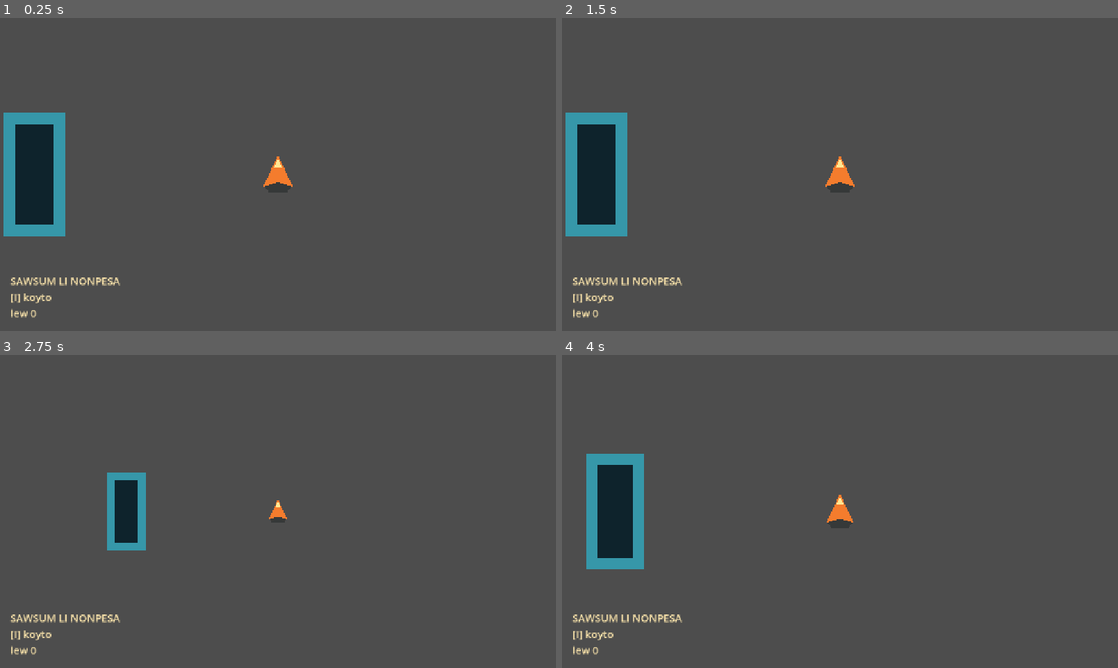
Above: before the commit, frames 1-4 (two rows, left to right).
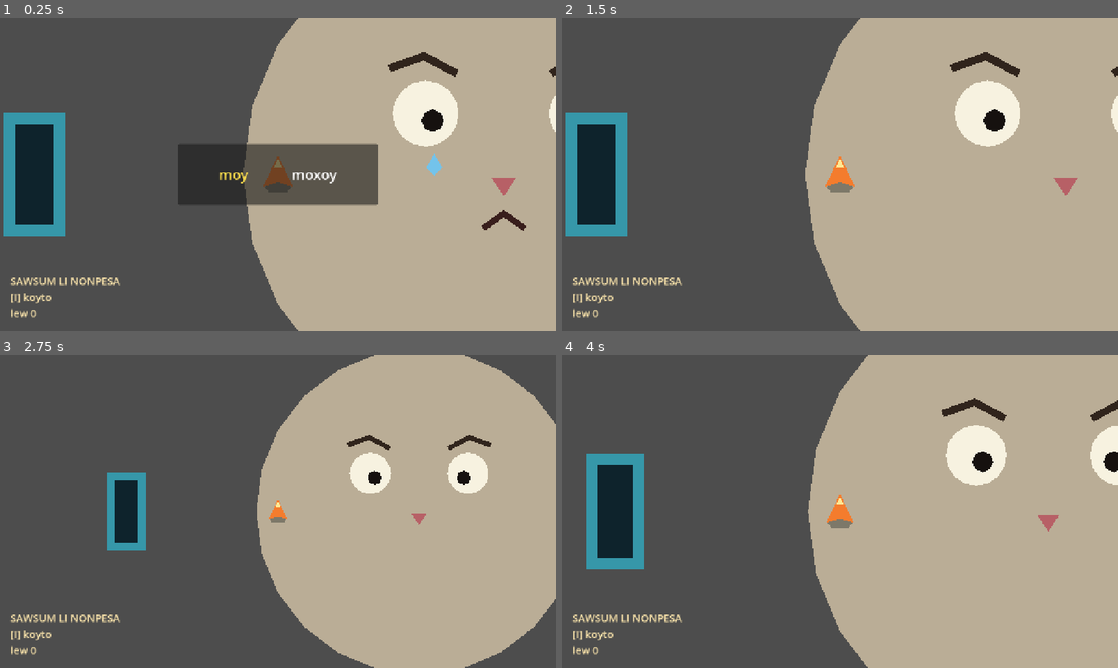
Above: after the commit, the same moments.

Repository: armikhalev/secret-sauce-godot
Game: Godot game, scene res://scenes/scene-3.tscn
Two runs of this game, one before a commit and one after it. Both use one fixed random seed, a clock stepped at 60 frames per second and the inputs below. This scene is started directly instead of the project's main scene.
Inputs (mouse positions are in pixels of both pictures, inside the frame that each line leads up to):
- Up to frame 1 (0.25 s): no input
- Up to frame 2 (1.5 s): tap Enter (menu_accept) at 0.5 s; move the mouse to (962, 158) at 0.52 s; hold Right (menu_right) 0.53-1.28 s; hold F (attack) 0.53-1.28 s; click (962, 158) at 0.67 s; move the mouse to (728, 190) at 1.27 s; hold Down (menu_down) from 1.28 s (still down); tap = (zoom_in) at 1.35 s
- Up to frame 3 (2.75 s): tap Enter (menu_accept) at 2 s; move the mouse to (333, 442) at 2.02 s; release Down (menu_down) at 2.03 s; hold Right (menu_right) from 2.03 s (still down); hold - (zoom_out) from 2.03 s (still down)
- Up to frame 4 (4 s): move the mouse to (812, 574) at 2.77 s; release Right (menu_right) at 2.78 s; release - (zoom_out) at 2.78 s; hold Up (menu_up) 2.78-3.53 s; tap F (attack) at 2.85 s; click (812, 574) at 2.92 s; tap Enter (menu_accept) at 3.5 s; move the mouse to (1006, 558) at 3.52 s; hold Left (menu_left) from 3.53 s (still down); hold = (zoom_in) from 3.53 s (still down)

The runs differ from the first frame. In frame 1, 51% of the frame differs, in the area x 32-100%, y 0-100%; in frame 2, 53%, in the area x 43-100%, y 0-100%; in frame 3, 45%; in frame 4, 52%.

Commit message:
adds:big wo

Diff:
--- /dev/null
+++ b/scenes/big_wo.tscn
@@ -0,0 +1,109 @@
+[gd_scene load_steps=3 format=3]
+
+[ext_resource type="Script" path="res://scripts/big_wo.gd" id="1_big_wo"]
+
+[sub_resource type="CircleShape2D" id="CircleShape2D_big_wo"]
+radius = 330.0
+
+[node name="BigWo" type="Area2D"]
+collision_layer = 0
+collision_mask = 1
+script = ExtResource("1_big_wo")
+metadata/creature_type = "giant suffering wo"
+metadata/npc_class = "herbivor"
+
+[node name="Body" type="Polygon2D" parent="."]
+z_index = -20
+polygon = PackedVector2Array(300, 0, 289.78, 77.65, 259.81, 150, 212.13, 212.13, 150, 259.81, 77.65, 289.78, 0, 300, -77.65, 289.78, -150, 259.81, -212.13, 212.13, -259.81, 150, -289.78, 77.65, -300, 0, -289.78, -77.65, -259.81, -150, -212.13, -212.13, -150, -259.81, -77.65, -289.78, 0, -300, 77.65, -289.78, 150, -259.81, 212.13, -212.13, 259.81, -150, 289.78, -77.65)
+color = Color(0.73, 0.68, 0.59, 1)
+
+[node name="LeftEye" type="Polygon2D" parent="."]
+position = Vector2(-90, -70)
+polygon = PackedVector2Array(38, 0, 35.11, 14.54, 26.87, 26.87, 14.54, 35.11, 0, 38, -14.54, 35.11, -26.87, 26.87, -35.11, 14.54, -38, 0, -35.11, -14.54, -26.87, -26.87, -14.54, -35.11, 0, -38, 14.54, -35.11, 26.87, -26.87, 35.11, -14.54)
+color = Color(0.97, 0.95, 0.88, 1)
+
+[node name="Pupil" type="Polygon2D" parent="LeftEye"]
+position = Vector2(8, 8)
+polygon = PackedVector2Array(13, 0, 9.19, 9.19, 0, 13, -9.19, 9.19, -13, 0, -9.19, -9.19, 0, -13, 9.19, -9.19)
+color = Color(0.09, 0.07, 0.06, 1)
+
+[node name="RightEye" type="Polygon2D" parent="."]
+position = Vector2(90, -70)
+polygon = PackedVector2Array(38, 0, 35.11, 14.54, 26.87, 26.87, 14.54, 35.11, 0, 38, -14.54, 35.11, -26.87, 26.87, -35.11, 14.54, -38, 0, -35.11, -14.54, -26.87, -26.87, -14.54, -35.11, 0, -38, 14.54, -35.11, 26.87, -26.87, 35.11, -14.54)
+color = Color(0.97, 0.95, 0.88, 1)
+
+[node name="Pupil" type="Polygon2D" parent="RightEye"]
+position = Vector2(-8, 8)
+polygon = PackedVector2Array(13, 0, 9.19, 9.19, 0, 13, -9.19, 9.19, -13, 0, -9.19, -9.19, 0, -13, 9.19, -9.19)
+color = Color(0.09, 0.07, 0.06, 1)
+
+[node name="LeftBrow" type="Line2D" parent="."]
+points = PackedVector2Array(-132, -122, -92, -136, -54, -116)
+width = 9.0
+default_color = Color(0.19, 0.14, 0.11, 1)
+
+[node name="RightBrow" type="Line2D" parent="."]
+points = PackedVector2Array(54, -116, 92, -136, 132, -122)
+width = 9.0
+default_color = Color(0.19, 0.14, 0.11, 1)
+
+[node name="Nose" type="Polygon2D" parent="."]
+position = Vector2(0, 12)
+polygon = PackedVector2Array(0, 13, -14, -8, 14, -8)
+color = Color(0.72, 0.38, 0.4, 1)
+
+[node name="Mouth" type="Line2D" parent="."]
+points = PackedVector2Array(-24, 62, 0, 45, 24, 62)
+width = 7.0
+default_color = Color(0.22, 0.12, 0.11, 1)
+
+[node name="LeftTear" type="Polygon2D" parent="."]
+position = Vector2(-80, -12)
+polygon = PackedVector2Array(0, -12, 9, 4, 0, 13, -9, 4)
+color = Color(0.42, 0.78, 0.96, 0.9)
+
+[node name="RightTear" type="Polygon2D" parent="."]
+position = Vector2(80, -12)
+polygon = PackedVector2Array(0, -12, 9, 4, 0, 13, -9, 4)
+color = Color(0.42, 0.78, 0.96, 0.9)
+
+[node name="EmbeddedCircle" type="Line2D" parent="."]
+position = Vector2(155, 95)
+points = PackedVector2Array(34, 0, 32.84, 8.8, 29.44, 17, 24.04, 24.04, 17, 29.44, 8.8, 32.84, 0, 34, -8.8, 32.84, -17, 29.44, -24.04, 24.04, -29.44, 17, -32.84, 8.8, -34, 0, -32.84, -8.8, -29.44, -17, -24.04, -24.04, -17, -29.44, -8.8, -32.84, 0, -34, 8.8, -32.84, 17, -29.44, 24.04, -24.04, 29.44, -17, 32.84, -8.8, 34, 0)
+width = 7.0
+default_color = Color(1, 0.95, 0.68, 1)
+
+[node name="CollisionShape2D" type="CollisionShape2D" parent="."]
+shape = SubResource("CircleShape2D_big_wo")
+
+[node name="Dialogue" type="CanvasLayer" parent="."]
+visible = false
+layer = 50
+
+[node name="Panel" type="PanelContainer" parent="Dialogue"]
+anchors_preset = 8
+anchor_left = 0.5
+anchor_top = 0.5
+anchor_right = 0.5
+anchor_bottom = 0.5
+offset_left = -230.0
+offset_top = -70.0
+offset_right = 230.0
+offset_bottom = 70.0
+grow_horizontal = 2
+grow_vertical = 2
+
+[node name="Answers" type="HBoxContainer" parent="Dialogue/Panel"]
+layout_mode = 2
+alignment = 1
+theme_override_constants/separation = 100
+
+[node name="Moy" type="Label" parent="Dialogue/Panel/Answers"]
+layout_mode = 2
+theme_override_font_sizes/font_size = 32
+text = "moy"
+
+[node name="Moxoy" type="Label" parent="Dialogue/Panel/Answers"]
+layout_mode = 2
+theme_override_font_sizes/font_size = 32
+text = "moxoy"
--- a/scenes/scene-3.tscn
+++ b/scenes/scene-3.tscn
@@ -1,8 +1,9 @@
-[gd_scene load_steps=4 format=3]
+[gd_scene load_steps=5 format=3]
 
 [ext_resource type="PackedScene" path="res://scenes/player.tscn" id="1_player"]
 [ext_resource type="PackedScene" path="res://scenes/player_interface.tscn" id="2_interface"]
 [ext_resource type="PackedScene" path="res://scenes/scene_exit.tscn" id="3_exit"]
+[ext_resource type="PackedScene" path="res://scenes/big_wo.tscn" id="4_big_wo"]
 
 [node name="Scene3" type="Node2D"]
 
@@ -10,6 +11,8 @@
 position = Vector2(-260, 0)
 
 [node name="PlayerInterface" parent="." instance=ExtResource("2_interface")]
+
+[node name="BigWo" parent="." instance=ExtResource("4_big_wo")]
 
 [node name="DoorToScene2" parent="." instance=ExtResource("3_exit")]
 position = Vector2(-540, 0)
--- /dev/null
+++ b/scripts/big_wo.gd
@@ -0,0 +1,77 @@
+extends Area2D
+
+var player: CharacterBody2D
+var selected_answer := 0
+var circle_hit_removed := false
+
+@onready var dialogue := $Dialogue
+@onready var moy_label := $Dialogue/Panel/Answers/Moy
+@onready var moxoy_label := $Dialogue/Panel/Answers/Moxoy
+@onready var embedded_circle := $EmbeddedCircle
+
+
+func _ready() -> void:
+	body_entered.connect(_on_body_entered)
+	body_exited.connect(_on_body_exited)
+	circle_hit_removed = GameState.big_wo_circle_hit_removed
+	if circle_hit_removed:
+		_apply_relieved_state()
+	_update_selection()
+
+
+func _unhandled_input(event: InputEvent) -> void:
+	if not dialogue.visible or circle_hit_removed:
+		return
+	if event.is_action_pressed("menu_left") or event.is_action_pressed("menu_right"):
+		selected_answer = 1 - selected_answer
+		_update_selection()
+		get_viewport().set_input_as_handled()
+	elif event.is_action_pressed("menu_accept"):
+		if selected_answer == 0:
+			_remove_circle_hit()
+		else:
+			dialogue.hide()
+		get_viewport().set_input_as_handled()
+
+
+func _on_body_entered(body: Node2D) -> void:
+	if circle_hit_removed or not body.is_in_group("player"):
+		return
+	player = body as CharacterBody2D
+	dialogue.show()
+
+
+func _on_body_exited(body: Node2D) -> void:
+	if body != player:
+		return
+	dialogue.hide()
+	player = null
+
+
+func _update_selection() -> void:
+	moy_label.modulate = Color(1.0, 0.88, 0.3) if selected_answer == 0 else Color.WHITE
+	moxoy_label.modulate = Color(1.0, 0.88, 0.3) if selected_answer == 1 else Color.WHITE
+
+
+func _remove_circle_hit() -> void:
+	if circle_hit_removed or not is_instance_valid(player):
+		return
+	circle_hit_removed = true
+	GameState.big_wo_circle_hit_removed = true
+	dialogue.hide()
+	$LeftTear.hide()
+	$RightTear.hide()
+	$Mouth.hide()
+	embedded_circle.reparent(get_tree().current_scene, true)
+	var tween := embedded_circle.create_tween()
+	tween.tween_property(embedded_circle, "global_position", player.global_position, 0.65).set_trans(Tween.TRANS_QUAD).set_ease(Tween.EASE_IN_OUT)
+	tween.parallel().tween_property(embedded_circle, "scale", Vector2.ONE * 0.35, 0.65)
+	tween.parallel().tween_property(embedded_circle, "modulate", Color(1, 1, 1, 0), 0.65)
+	tween.tween_callback(embedded_circle.queue_free)
+
+
+func _apply_relieved_state() -> void:
+	embedded_circle.hide()
+	$LeftTear.hide()
+	$RightTear.hide()
+	$Mouth.hide()
--- a/scripts/game_state.gd
+++ b/scripts/game_state.gd
@@ -9,6 +9,7 @@
 var saysanstes_state: Dictionary = {}
 var carried_bravery_by_npc_class: Dictionary = {}
 var circle_hit_unlocked := false
+var big_wo_circle_hit_removed := false
 
 
 func capture_player_inventory(player: Node) -> void:
--- /dev/null
+++ b/tests/big_wo_test.gd
@@ -0,0 +1,43 @@
+extends Node
+
+
+func _ready() -> void:
+	GameState.big_wo_circle_hit_removed = false
+	var player := (load("res://scenes/player.tscn") as PackedScene).instantiate()
+	var big_wo := (load("res://scenes/big_wo.tscn") as PackedScene).instantiate()
+	add_child(player)
+	add_child(big_wo)
+	player.position = Vector2(0, 300)
+	await get_tree().physics_frame
+	await get_tree().physics_frame
+	assert(big_wo.has_node("LeftEye") and big_wo.has_node("RightEye"), "big wo must have two eyes")
+	assert(big_wo.has_node("Nose"), "big wo must have a rabbit nose")
+	assert(big_wo.has_node("LeftTear") and big_wo.has_node("RightTear"), "big wo must visibly suffer")
+	assert(big_wo.dialogue.visible, "approaching big wo must show the moy/moxoy choice")
+	assert(big_wo.moy_label.text == "moy" and big_wo.moxoy_label.text == "moxoy")
+
+	var right := InputEventAction.new()
+	right.action = "menu_right"
+	right.pressed = true
+	big_wo._unhandled_input(right)
+	assert(big_wo.selected_answer == 1, "right must select moxoy")
+	var accept := InputEventAction.new()
+	accept.action = "menu_accept"
+	accept.pressed = true
+	big_wo._unhandled_input(accept)
+	assert(not big_wo.circle_hit_removed, "confirming moxoy must leave the circle-hit embedded")
+	assert(big_wo.get_node("LeftTear").visible, "moxoy must leave big wo suffering")
+	big_wo._on_body_exited(player)
+	big_wo._on_body_entered(player)
+	var left := InputEventAction.new()
+	left.action = "menu_left"
+	left.pressed = true
+	big_wo._unhandled_input(left)
+	assert(big_wo.selected_answer == 0, "left must select moy")
+	big_wo._unhandled_input(accept)
+	assert(big_wo.circle_hit_removed, "confirming moy must remove the embedded circle-hit")
+	assert(GameState.big_wo_circle_hit_removed, "removing the circle-hit must persist")
+	await get_tree().create_timer(0.75).timeout
+	assert(not is_instance_valid(big_wo.embedded_circle), "the removed circle-hit must animate into the player and disappear")
+	GameState.big_wo_circle_hit_removed = false
+	get_tree().quit(0)
--- /dev/null
+++ b/tests/big_wo_test.tscn
@@ -0,0 +1,6 @@
+[gd_scene load_steps=2 format=3]
+
+[ext_resource type="Script" path="res://tests/big_wo_test.gd" id="1_test"]
+
+[node name="BigWoTest" type="Node"]
+script = ExtResource("1_test")
Not shown, added: scripts/big_wo.gd.uid
Not shown, added: tests/big_wo_test.gd.uid
